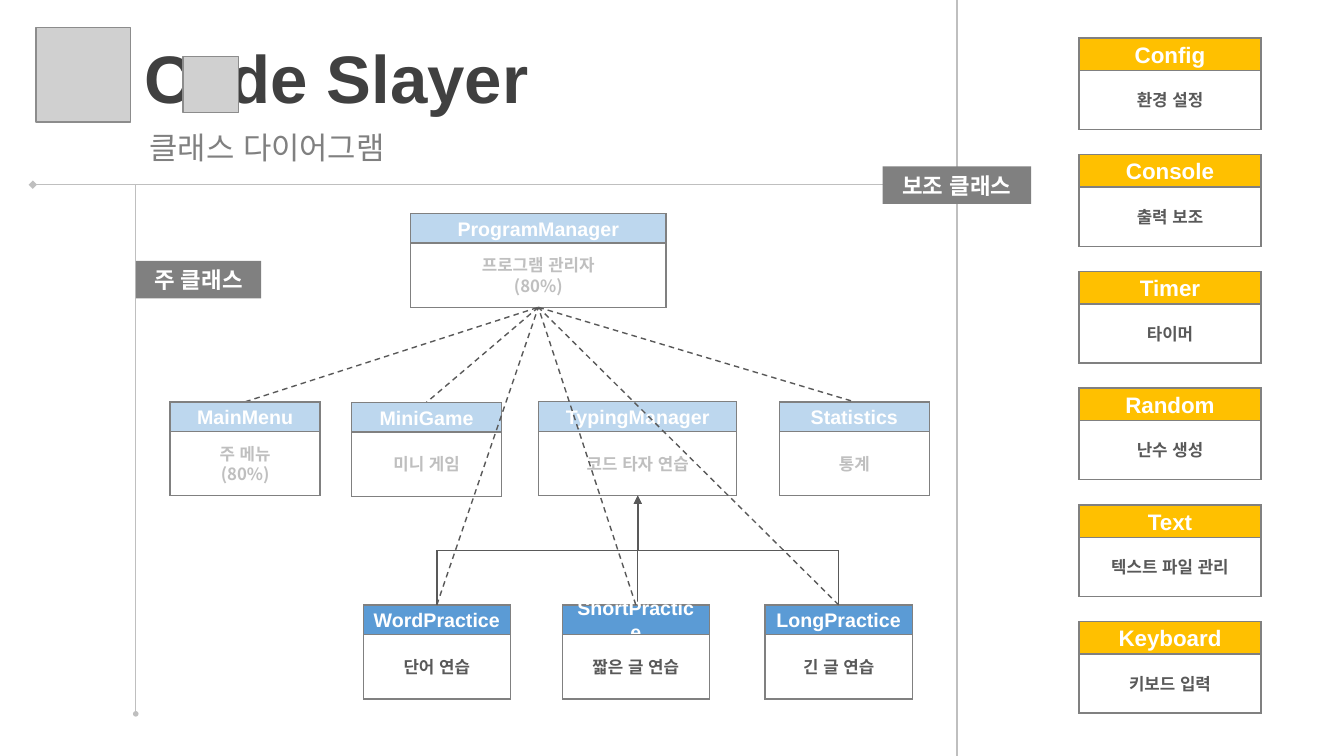
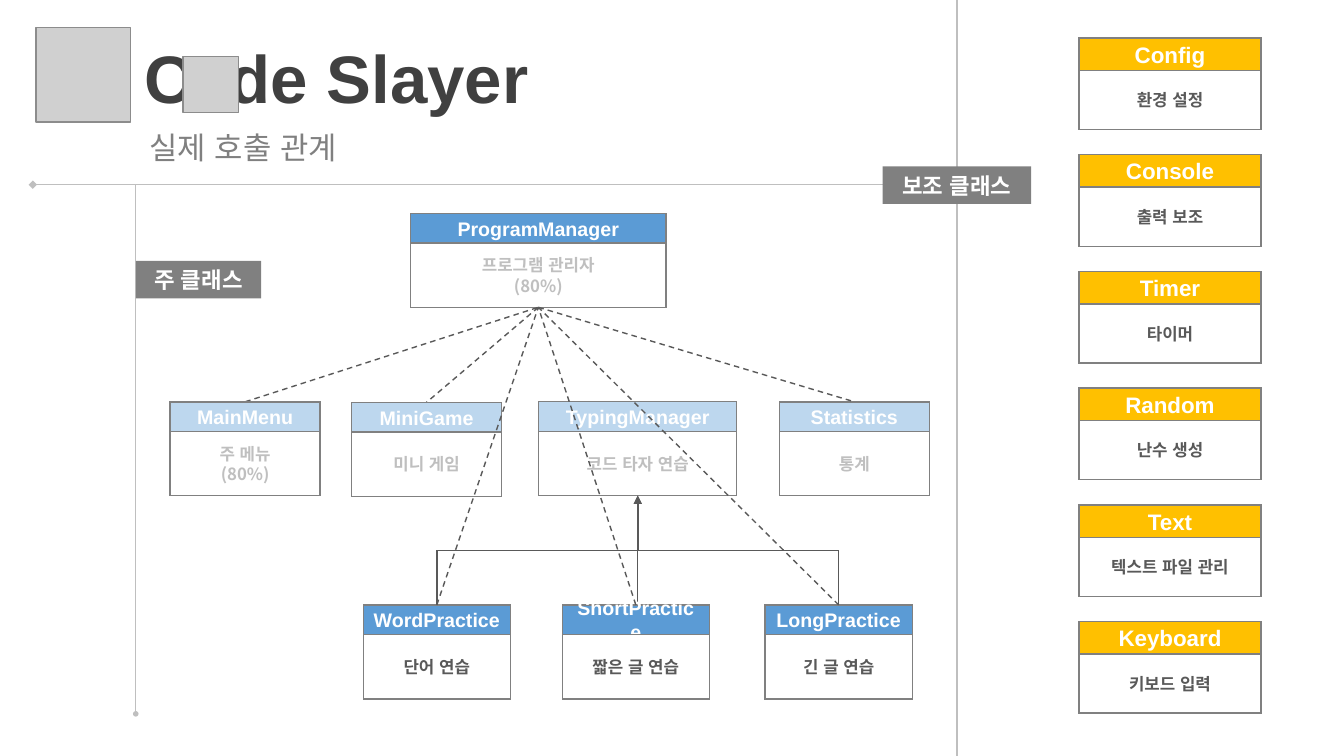
Before and after one commit to TimetoTreatment/CodeSlayer, a slide deck: slide 123 of CodeSlayer/CodeSlayer/_Document/3. 발표 C++.pptx. Drawn at 1344x756 pixels with LibreOffice and Linux fonts; fonts in the diff are those of the drawing; grey boxes stand for pictures. Boxes give left, top, right and bottom in pixels: in the first picture for what was removed or moved away, otherwise in the second. Text is boxed around its words. In the diff, an @@ line names an element or a change of style, - is before the commit and + after.

```diff
--- a/CodeSlayer/CodeSlayer/_Document/3. 발표 C++.pptx
+++ b/CodeSlayer/CodeSlayer/_Document/3. 발표 C++.pptx
@@ text at (x1=150, y1=133, x2=337, y2=162): text changed @@
-클래스 다이어그램
+실제 호출 관계
@@ rectangle "ProgramManager" at (x1=410, y1=214, x2=665, y2=244): fill #BDD7EE to #5B9BD5 @@
```
Also in this commit, not shown: 3 other slides changed, 6 slides added, 3 slides removed, 12 other files.
